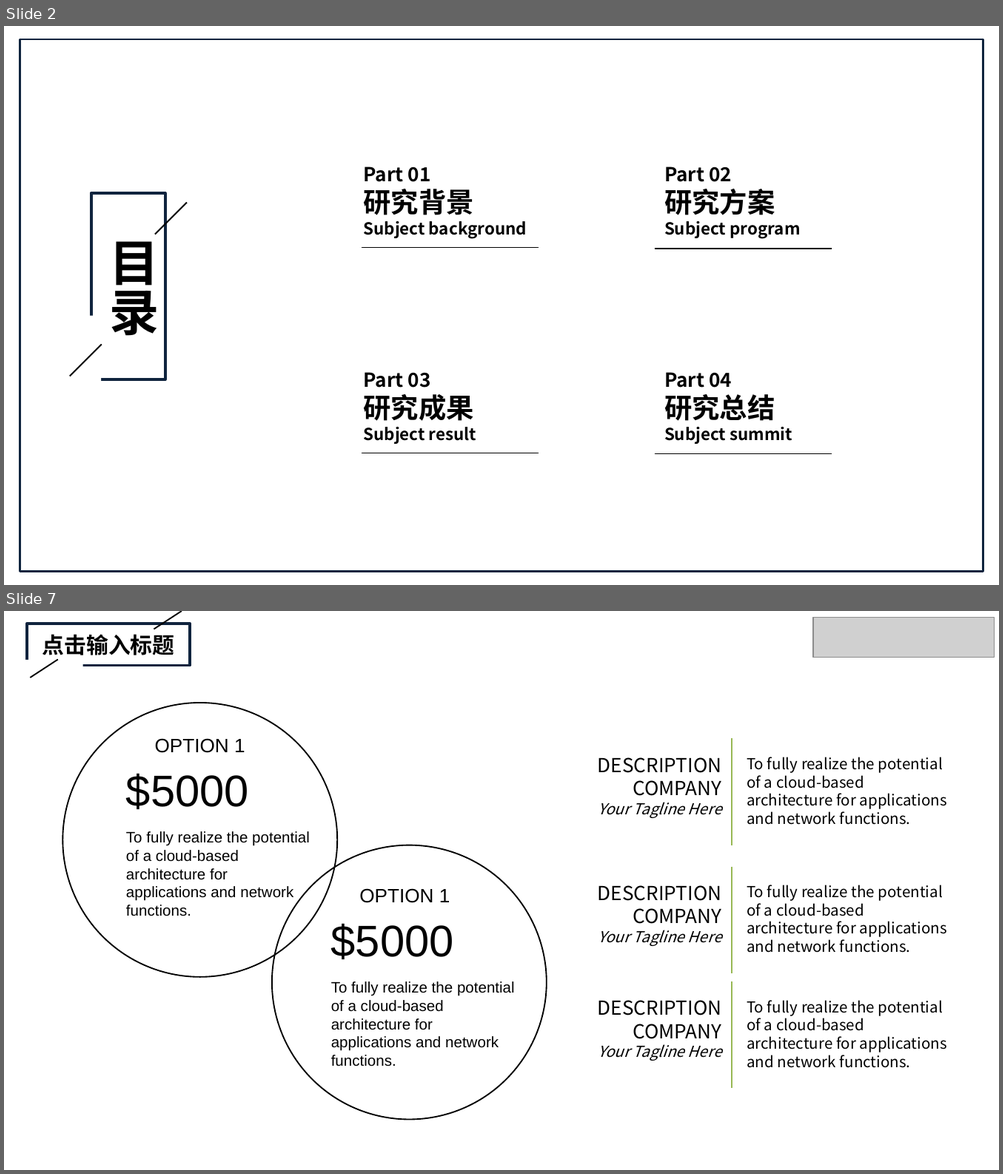
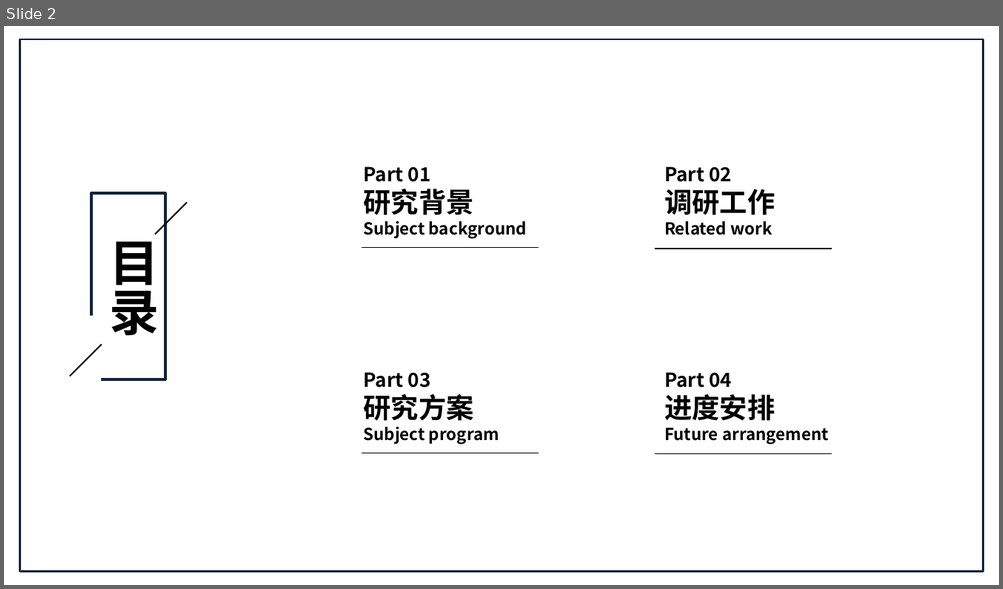
Before and after one commit to Labbbbbbbbb/Notes, a slide deck: NEST/zyt开题答辩.pptx. Shown one above the other, each under a label of ours: slides 2 and 7 before the commit, slide 2 after it; the slides between them are not shown. The pictures are 1003x1174 and 1003x589 pixels, drawn with LibreOffice and Linux fonts; fonts in the diff are those of the drawing; grey boxes stand for pictures. Boxes give left, top, right and bottom in pixels: in the first picture for what was removed or moved away, otherwise in the second. Text is boxed around its words. In the diff, an @@ line names an element or a change of style, - is before the commit and + after.

```diff
--- a/NEST/zyt开题答辩.pptx
+++ b/NEST/zyt开题答辩.pptx
@@ slide 7 removed at bbox=[4, 611, 999, 1170], background #FFFFFF @@
@@ picture removed at bbox=[813, 617, 993, 657] @@
@@ group removed at bbox=[4, 611, 190, 678]: 2 rectangles, 2 lines, 1 text @@
-点击输入标题
@@ group removed at bbox=[62, 703, 947, 1120]: 12 texts, 3 lines, 2 ellipses @@
-OPTION 1
-$5000
-To fully realize the potential of a cloud-based architecture for applications and network functions.
-OPTION 1
-$5000
-To fully realize the potential of a cloud-based architecture for applications and network functions.
-DESCRIPTION
-COMPANY
-Your Tagline Here
-To fully realize the potential of a cloud-based architecture for applications and network functions.
-DESCRIPTION
-COMPANY
-Your Tagline Here
-To fully realize the potential of a cloud-based architecture for applications and network functions.
-DESCRIPTION
-COMPANY
-Your Tagline Here
-To fully realize the potential of a cloud-based architecture for applications and network functions.
@@ slide 2 changed as well @@
@@ text at bbox=[664, 189, 775, 215]: text changed @@
-研究方案
-Subject program
+调研工作
+Related work
@@ text at bbox=[363, 395, 474, 421]: text changed @@
-研究成果
-Subject result
+研究方案
+Subject program
@@ text at bbox=[664, 395, 775, 421]: text changed @@
-研究总结
-Subject summit
+进度安排
+Future arrangement
```
Also in this commit, not shown: 1 other slide changed, 12 slides added, 18 other slides removed, 10 other files.
